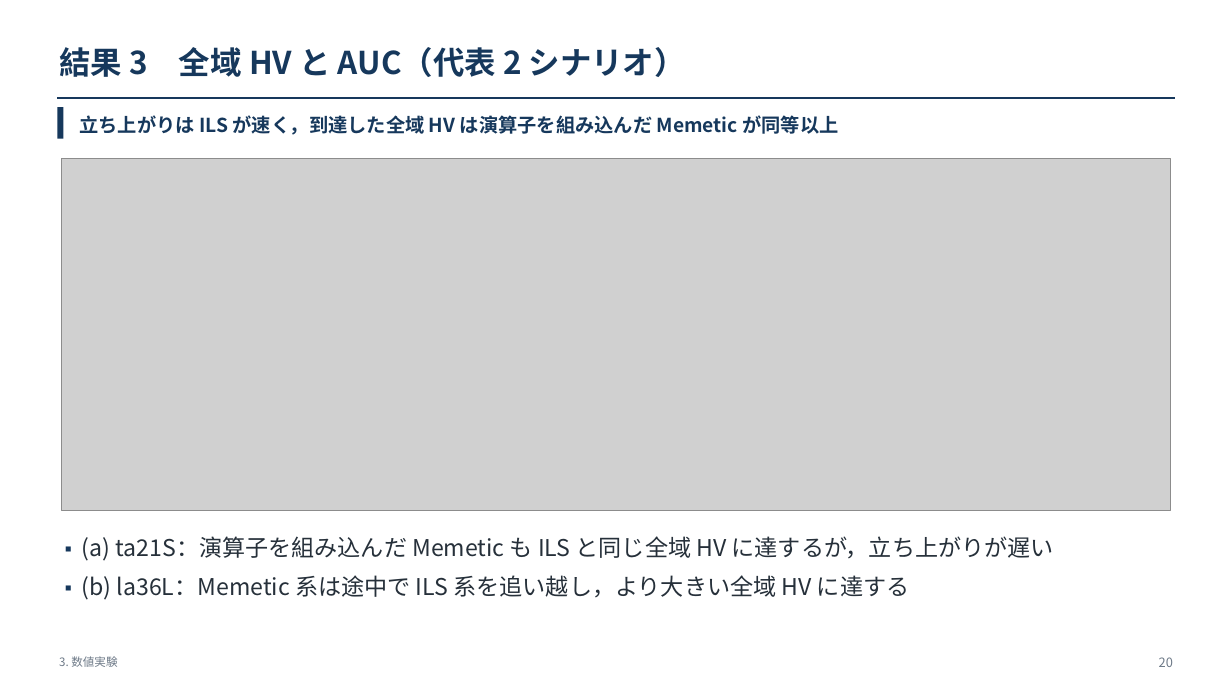
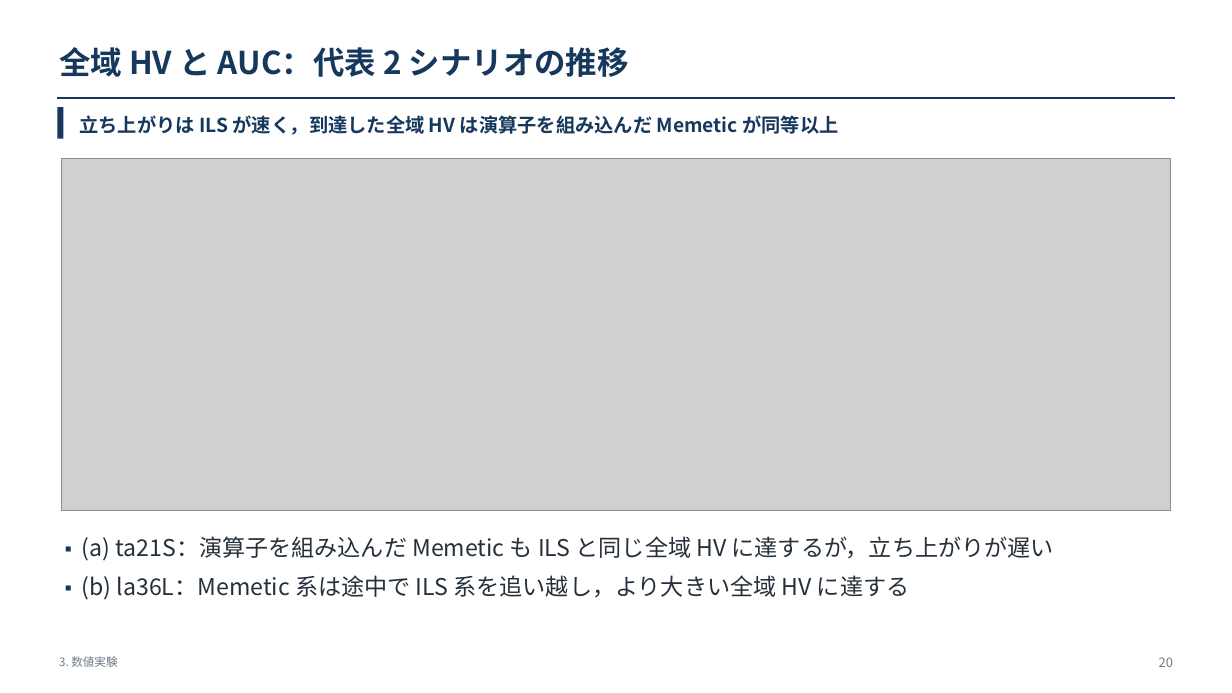
Before and after one commit to kitotakumi/stability_scheduling, a slide deck: slide 20 of doc/presentation_materials/JIMA2026fall_発表.pptx. Drawn at 1232x693 pixels with LibreOffice and Linux fonts; fonts in the diff are those of the drawing; grey boxes stand for pictures. Boxes give left, top, right and bottom in pixels: in the first picture for what was removed or moved away, otherwise in the second. Text is boxed around its words. In the diff, an @@ line names an element or a change of style, - is before the commit and + after.

```diff
--- a/doc/presentation_materials/JIMA2026fall_発表.pptx
+++ b/doc/presentation_materials/JIMA2026fall_発表.pptx
@@ text at <box>59,47,629,77</box>: text changed @@
-結果 3 全域 HV と AUC（代表 2 シナリオ）
+全域 HV と AUC：代表 2 シナリオの推移
```
Also in this commit, not shown: 7 other slides changed, 4 other files.
